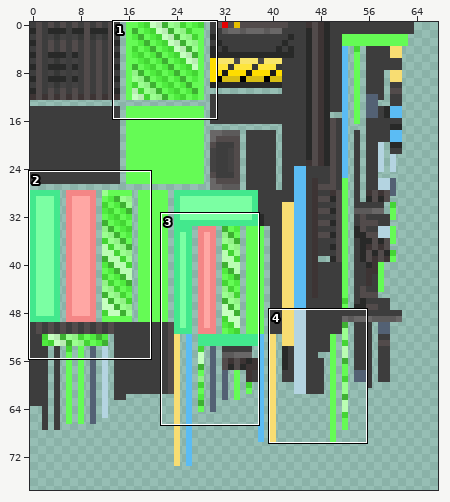
Sprite sheet: assets/minecraft/textures/qlrp/werlet/shield/texture.png. Above: a wide view before the commit, with the close-up outlined.
Close-up. The starting point:
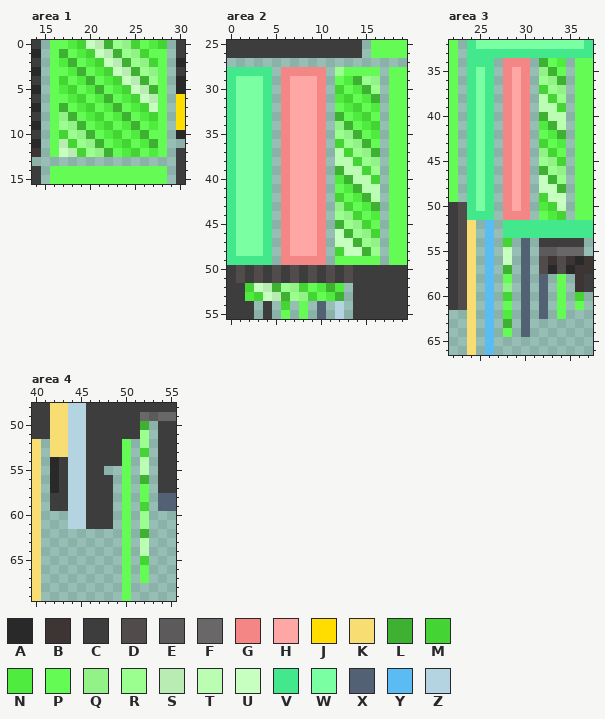
The file is 128x128 pixels. Colours within 5 levels of each other are drawn and written as one. Shown: area 1: x 14..30, y 0..15; area 2: x 0..19, y 25..55; area 3: x 22..37, y 32..66; area 4: x 40..55, y 48..69. The wide view leaves out empty margins.
Palette (. is transparent): A #282928  B #3d3434  C #3d3d3d  D #524b4b  E #5c5a5a  F #696767  G #f48686  H #ffa7a4  J #ffdd00  K #f8dd72  L #3eb032  M #44d534  N #4feb3f  P #65fb55  Q #92f187  R #9bff90  S #b9ecb3  T #bafdb3  U #c6ffc0  V #43e88d  W #7bffa3  X #536174  Y #5bbcf4  Z #b4d4e1
Now the later version:
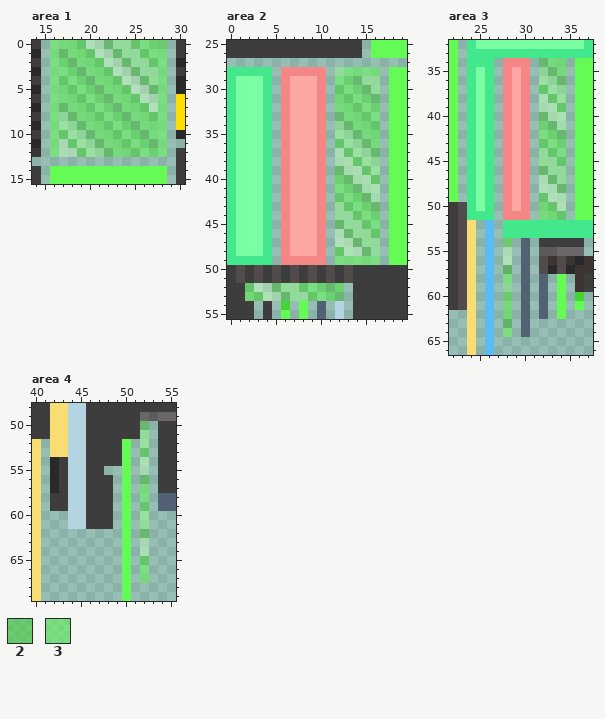
Colours new in this view: 2 #44d53487  3 #65fb5587
Change:
colour L: #3eb032 -> #3eb03287
colour N: #4feb3f -> #4feb3f87
colour Q: #92f187 -> #92f18787
colour R: #9bff90 -> #9bff9087
colour S: #b9ecb3 -> #b9ecb387
colour T: #bafdb3 -> #bafdb387
colour U: #c6ffc0 -> #c6ffc087
Area 1:
y 0: x 16..17 PP -> 33; x 19 M -> 2; x 25..26 MP -> 23; x 28 M -> 2
y 1: x 16 P -> 3; x 18 P -> 3; x 20 M -> 2; x 26..28 MPP -> 233
y 2: x 16 P -> 3; x 19 P -> 3; x 21 M -> 2; x 27..28 MP -> 23
y 3: x 16..17 PP -> 33; x 20 P -> 3; x 22 M -> 2; x 28 P -> 3
y 4: x 16..18 PMP -> 323; x 21 P -> 3; x 23 M -> 2; x 28 P -> 3
y 5: x 16 P -> 3; x 18..19 MP -> 23; x 22 P -> 3; x 24 M -> 2; x 28 P -> 3
y 6: x 16..17 PP -> 33; x 19..20 MP -> 23; x 23 P -> 3; x 25 M -> 2; x 28 P -> 3
y 7: x 16 P -> 3; x 18 P -> 3; x 20..21 MP -> 23; x 24 P -> 3; x 26 M -> 2; x 28 P -> 3
y 8: x 16 P -> 3; x 19 P -> 3; x 21..22 MP -> 23; x 25 P -> 3; x 27..28 MP -> 23
y 9: x 16 P -> 3; x 20 P -> 3; x 22..23 MP -> 23; x 26 P -> 3; x 28 P -> 3
y 10: x 16..17 PM -> 32; x 21 P -> 3; x 23..24 MP -> 23; x 27..28 PP -> 33
y 11: x 16 P -> 3; x 18 M -> 2; x 22 P -> 3; x 24..25 MP -> 23; x 28 P -> 3
y 12: x 16 P -> 3; x 19 M -> 2; x 23 P -> 3; x 25..26 MP -> 23; x 28 P -> 3
Area 2:
y 28: x 13..16 PPPP -> 3333
y 29: x 12 P -> 3
y 30: x 12..13 MP -> 23
y 31: x 13..14 MP -> 23
y 32: x 12 P -> 3; x 14..15 MP -> 23
y 33: x 13 P -> 3; x 15..16 MP -> 23
y 34: x 14 P -> 3; x 16 M -> 2
y 35: x 15 P -> 3
y 36: x 12 M -> 2; x 16 P -> 3
y 37: x 13 M -> 2
y 38: x 14 M -> 2
y 39: x 15 M -> 2
y 40: x 16 M -> 2
y 41: x 12 P -> 3
y 42: x 12..13 MP -> 23
y 43: x 13..14 MP -> 23
y 44: x 14..15 MP -> 23
y 45: x 15..16 MP -> 23
y 46: x 16 M -> 2
y 48: x 12 M -> 2
y 49: x 12..16 PPPPP -> 33333
y 52: x 2 M -> 2; x 8..9 MP -> 23
y 53: x 3 M -> 2; x 9..10 MP -> 23
Area 3:
y 34: x 33 P -> 3
y 35: x 34 P -> 3
y 37: x 32 M -> 2
y 38: x 33 M -> 2
y 39: x 34 M -> 2
y 42: x 32 P -> 3
y 43: x 32..33 MP -> 23
y 44: x 33..34 MP -> 23
y 45: x 34 M -> 2
y 49: x 32 M -> 2
y 50: x 33 M -> 2
y 51: x 32 P -> 3; x 34 M -> 2
y 54: x 28 M -> 2
y 58: x 28 P -> 3
y 60: x 28 M -> 2
y 61: x 28 P -> 3
y 64: x 28 P -> 3
Area 4:
y 53: x 52 M -> 2
y 57..58: x 52 P -> 3
y 59: x 52 M -> 2
y 65: x 52 M -> 2
y 66..67: x 52 P -> 3
Boxes around the changes in both close-ups, in picture pixels (x1, y1, x2, y2):
changed: (50, 40, 167, 157)
changed: (245, 67, 380, 301)
changed: (503, 58, 566, 337)
changed: (140, 421, 149, 583)
